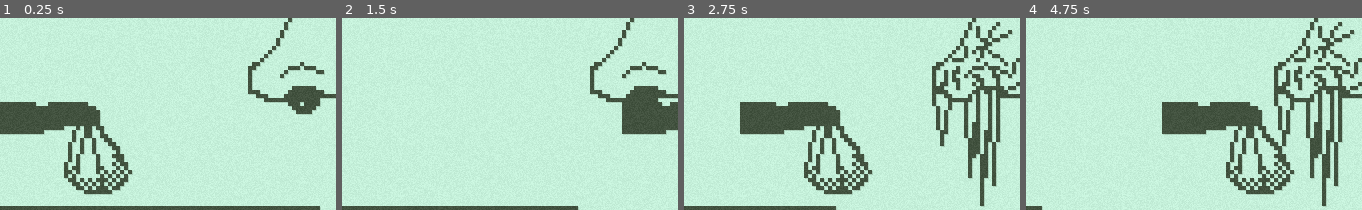
Above: before the commit, frames 1-4 (left to right).
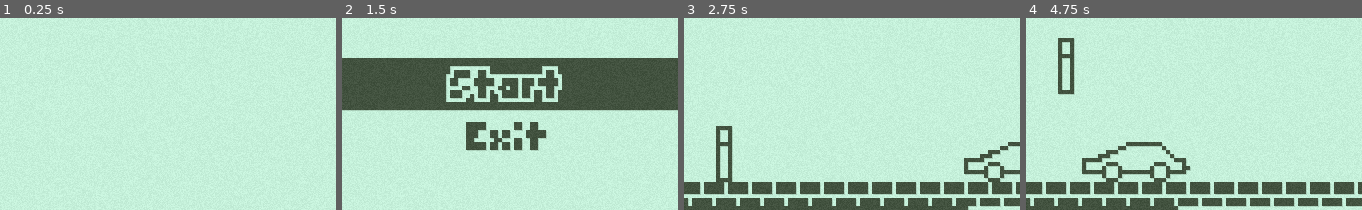
Above: after the commit, the same moments.

Repository: Kanstantsin99/Penguin_Mayhem
Game: Godot game, scene res://main.tscn
The game is run twice, just before and just after one commit, with the same random seed, the same clock (stepped at 60 frames per second) and the same inputs.
Inputs:
- Up to frame 1 (0.25 s): no input
- Up to frame 2 (1.5 s): tap Enter (ui_accept) at 0.5, 0.77 s; hold Right (move_right) from 0.53 s (still down)
- Up to frame 3 (2.75 s): tap Enter (ui_accept) at 1.52 s; release Right (move_right) at 2.03 s; hold Left (move_left) from 2.03 s (still down)
- Up to frame 4 (4.75 s): release Left (move_left) at 2.78 s; hold Right (move_right) 2.78-4.28 s; tap Enter (ui_accept) at 3.02, 3.77, 4.52 s; hold Left (move_left) from 4.28 s (still down)

The runs differ from the first frame. In frame 1, 12% of the frame differs, in the area x 0-100%, y 0-100%; in frame 2, 29%; in frame 3, 26%; in frame 4, 28%.

Commit message:
FEATURE: LevelManager upgrade
Made a few functions to operate on dict that stores minigames data

Diff:
--- a/main.tscn
+++ b/main.tscn
@@ -1,6 +1,7 @@
-[gd_scene load_steps=7 format=3 uid="uid://pstqes7jcym2"]
+[gd_scene load_steps=8 format=3 uid="uid://pstqes7jcym2"]
 
 [ext_resource type="Script" path="res://main.gd" id="1_nrtmp"]
+[ext_resource type="Script" path="res://scene/manager/ScoreManager.gd" id="2_7kwg6"]
 [ext_resource type="Script" path="res://scene/manager/LevelManager.gd" id="2_46bao"]
 [ext_resource type="Shader" path="res://assets/shaders/nokia-3310.gdshader" id="3_dhqyx"]
 [ext_resource type="PackedScene" uid="uid://bsbe7rei2vqty" path="res://scene/autoload/screen_transition.tscn" id="3_j6cxs"]
@@ -23,6 +24,9 @@
 metadata/_edit_horizontal_guides_ = [48.0]
 metadata/_edit_vertical_guides_ = [84.0]
 
+[node name="ScoreManager" type="Node" parent="."]
+script = ExtResource("2_7kwg6")
+
 [node name="SubViewportContainer" type="SubViewportContainer" parent="."]
 offset_right = 40.0
 offset_bottom = 40.0
@@ -37,6 +41,7 @@
 render_target_update_mode = 4
 
 [node name="LevelManager" type="Node" parent="SubViewportContainer/Screen"]
+unique_name_in_owner = true
 script = ExtResource("2_46bao")
 
 [node name="ScreenTransition" parent="SubViewportContainer/Screen/LevelManager" instance=ExtResource("3_j6cxs")]
--- a/project.godot
+++ b/project.godot
@@ -15,10 +15,6 @@
 config/features=PackedStringArray("4.2", "Forward Plus")
 run/max_fps=15
 config/icon="res://icon.svg"
-
-[autoload]
-
-ScreenTransition="res://scene/autoload/screen_transition.tscn"
 
 [display]
 
@@ -41,6 +37,38 @@
 
 [input]
 
+ui_left={
+"deadzone": 0.5,
+"events": [Object(InputEventKey,"resource_local_to_scene":false,"resource_name":"","device":0,"window_id":0,"alt_pressed":false,"shift_pressed":false,"ctrl_pressed":false,"meta_pressed":false,"pressed":false,"keycode":4194319,"physical_keycode":0,"key_label":0,"unicode":0,"echo":false,"script":null)
+, Object(InputEventJoypadButton,"resource_local_to_scene":false,"resource_name":"","device":0,"button_index":13,"pressure":0.0,"pressed":false,"script":null)
+, Object(InputEventJoypadMotion,"resource_local_to_scene":false,"resource_name":"","device":0,"axis":0,"axis_value":-1.0,"script":null)
+, Object(InputEventKey,"resource_local_to_scene":false,"resource_name":"","device":-1,"window_id":0,"alt_pressed":false,"shift_pressed":false,"ctrl_pressed":false,"meta_pressed":false,"pressed":false,"keycode":0,"physical_keycode":65,"key_label":0,"unicode":97,"echo":false,"script":null)
+]
+}
+ui_right={
+"deadzone": 0.5,
+"events": [Object(InputEventKey,"resource_local_to_scene":false,"resource_name":"","device":0,"window_id":0,"alt_pressed":false,"shift_pressed":false,"ctrl_pressed":false,"meta_pressed":false,"pressed":false,"keycode":4194321,"physical_keycode":0,"key_label":0,"unicode":0,"echo":false,"script":null)
+, Object(InputEventJoypadButton,"resource_local_to_scene":false,"resource_name":"","device":0,"button_index":14,"pressure":0.0,"pressed":false,"script":null)
+, Object(InputEventJoypadMotion,"resource_local_to_scene":false,"resource_name":"","device":0,"axis":0,"axis_value":1.0,"script":null)
+, Object(InputEventKey,"resource_local_to_scene":false,"resource_name":"","device":-1,"window_id":0,"alt_pressed":false,"shift_pressed":false,"ctrl_pressed":false,"meta_pressed":false,"pressed":false,"keycode":0,"physical_keycode":68,"key_label":0,"unicode":100,"echo":false,"script":null)
+]
+}
+ui_up={
+"deadzone": 0.5,
+"events": [Object(InputEventKey,"resource_local_to_scene":false,"resource_name":"","device":0,"window_id":0,"alt_pressed":false,"shift_pressed":false,"ctrl_pressed":false,"meta_pressed":false,"pressed":false,"keycode":4194320,"physical_keycode":0,"key_label":0,"unicode":0,"echo":false,"script":null)
+, Object(InputEventJoypadButton,"resource_local_to_scene":false,"resource_name":"","device":0,"button_index":11,"pressure":0.0,"pressed":false,"script":null)
+, Object(InputEventJoypadMotion,"resource_local_to_scene":false,"resource_name":"","device":0,"axis":1,"axis_value":-1.0,"script":null)
+, Object(InputEventKey,"resource_local_to_scene":false,"resource_name":"","device":-1,"window_id":0,"alt_pressed":false,"shift_pressed":false,"ctrl_pressed":false,"meta_pressed":false,"pressed":false,"keycode":0,"physical_keycode":87,"key_label":0,"unicode":119,"echo":false,"script":null)
+]
+}
+ui_down={
+"deadzone": 0.5,
+"events": [Object(InputEventKey,"resource_local_to_scene":false,"resource_name":"","device":0,"window_id":0,"alt_pressed":false,"shift_pressed":false,"ctrl_pressed":false,"meta_pressed":false,"pressed":false,"keycode":4194322,"physical_keycode":0,"key_label":0,"unicode":0,"echo":false,"script":null)
+, Object(InputEventJoypadButton,"resource_local_to_scene":false,"resource_name":"","device":0,"button_index":12,"pressure":0.0,"pressed":false,"script":null)
+, Object(InputEventJoypadMotion,"resource_local_to_scene":false,"resource_name":"","device":0,"axis":1,"axis_value":1.0,"script":null)
+, Object(InputEventKey,"resource_local_to_scene":false,"resource_name":"","device":-1,"window_id":0,"alt_pressed":false,"shift_pressed":false,"ctrl_pressed":false,"meta_pressed":false,"pressed":false,"keycode":0,"physical_keycode":83,"key_label":0,"unicode":115,"echo":false,"script":null)
+]
+}
 key_0={
 "deadzone": 0.5,
 "events": [Object(InputEventKey,"resource_local_to_scene":false,"resource_name":"","device":-1,"window_id":0,"alt_press …(183 unchanged characters)…
--- a/scene/manager/LevelManager.gd
+++ b/scene/manager/LevelManager.gd
@@ -1,11 +1,22 @@
 extends Node
 
 var current_scene = null
+var minigame = {
+	CrazyCar = {
+		path = "res://scene/mini_games/crazy_car/crazy_car.tscn",
+		difficulty = 0
+	},
+	RunnyNose = {
+		path = "res://scene/mini_games/runny_nose/runny_nose.tscn",
+		difficulty = 0
+	}
+}
+
 @onready var screen_transition: CanvasLayer = $ScreenTransition
 
 
 func _ready() -> void:
-	current_scene = load("res://scene/mini_games/runny_nose/runny_nose.tscn").instantiate()
+	current_scene = load("res://scene/ui/nokia_stratup.tscn").instantiate()
 	add_child(current_scene)
 
 
@@ -22,4 +33,31 @@
 		current_scene.get_parent().remove_child(current_scene)
 	screen_transition.transition()
 	await screen_transition.transition_halfway
+	if current_scene.has_signal("result"):
+		current_scene.result.connect(_on_result)
 	add_child(current_scene)
+
+
+func run_next_game():
+	if current_scene.has_signal("result"):
+		current_scene.result.disconnect(_on_result)
+	var difficulty = minigame[current_scene.name].difficulty
+	minigame[current_scene.name].difficulty += 1
+
+	for game in minigame:
+		if minigame[game].difficulty == difficulty:
+			switch_scene(minigame[game].path)
+			return
+
+	difficulty += 1
+	for game in minigame:
+		if minigame[game].difficulty == difficulty:
+			switch_scene(minigame[game].path)
+
+
+func _on_result(result):
+	if result:
+		print("You win")
+	else:
+		print("You loose")
+	run_next_game()
--- /dev/null
+++ b/scene/manager/ScoreManager.gd
@@ -0,0 +1 @@
+extends Node
--- a/scene/mini_games/crazy_cars/crazy_car.gd
+++ b/scene/mini_games/crazy_car/crazy_car.gd
@@ -5,12 +5,16 @@
 
 @onready var player: CharacterBody2D = $Node2D/Player
 @onready var scene_timer: Timer = $SceneTimer
+@onready var progress_bar: ProgressBar = $MarginContainer/ProgressBar
 
 
 func _ready() -> void:
 	scene_timer.timeout.connect(_on_scene_ended)
 
 
+func _process(delta: float) -> void:
+	progress_bar.value = scene_timer.time_left
+
 # Sends result(true) if player is_alive
 func _on_scene_ended():
 	result.emit(player.is_alive)
--- a/scene/mini_games/crazy_cars/crazy_car.tscn
+++ b/scene/mini_games/crazy_car/crazy_car.tscn
@@ -1,11 +1,11 @@
 [gd_scene load_steps=11 format=3 uid="uid://dofcpfb4gdk6n"]
 
-[ext_resource type="Script" path="res://scene/mini_games/crazy_cars/crazy_car.gd" id="1_tuyu0"]
-[ext_resource type="Script" path="res://scene/mini_games/crazy_cars/crazy_car_player.gd" id="2_ue0t3"]
-[ext_resource type="Texture2D" uid="uid://bels0rls4iluc" path="res://scene/mini_games/crazy_cars/player.png" id="3_msja3"]
-[ext_resource type="Script" path="res://scene/mini_games/crazy_cars/crazy_car_car.gd" id="4_wcer1"]
-[ext_resource type="Texture2D" uid="uid://cq1tsgkm8as2v" path="res://scene/mini_games/crazy_cars/car.png" id="5_8n8d2"]
-[ext_resource type="Texture2D" uid="uid://cy7db65jhprnh" path="res://scene/mini_games/crazy_cars/floor.png" id="6_mhqyy"]
+[ext_resource type="Script" path="res://scene/mini_games/crazy_car/crazy_car.gd" id="1_tuyu0"]
+[ext_resource type="Script" path="res://scene/mini_games/crazy_car/crazy_car_player.gd" id="2_ue0t3"]
+[ext_resource type="Texture2D" uid="uid://bels0rls4iluc" path="res://scene/mini_games/crazy_car/player.png" id="3_msja3"]
+[ext_resource type="Script" path="res://scene/mini_games/crazy_car/crazy_car_car.gd" id="4_wcer1"]
+[ext_resource type="Texture2D" uid="uid://cq1tsgkm8as2v" path="res://scene/mini_games/crazy_car/car.png" id="5_8n8d2"]
+[ext_resource type="Texture2D" uid="uid://cy7db65jhprnh" path="res://scene/mini_games/crazy_car/floor.png" id="6_mhqyy"]
 
 [sub_resource type="CapsuleShape2D" id="CapsuleShape2D_gnrlw"]
 radius = 2.0
@@ -26,6 +26,7 @@
 script = ExtResource("1_tuyu0")
 
 [node name="Node2D" type="Node2D" parent="."]
+position = Vector2(0, -1)
 
 [node name="Player" type="CharacterBody2D" parent="Node2D"]
 position = Vector2(10, 29)
@@ -79,3 +80,14 @@
 wait_time = 5.0
 one_shot = true
 autostart = true
+
+[node name="MarginContainer" type="MarginContainer" parent="."]
+offset_right = 84.0
+offset_bottom = 48.0
+
+[node name="ProgressBar" type="ProgressBar" parent="MarginContainer"]
+layout_mode = 2
+size_flags_vertical = 8
+max_value = 5.0
+step = 0.25
+show_percentage = false
--- a/scene/mini_games/runny_nose/runny_nose.gd
+++ b/scene/mini_games/runny_nose/runny_nose.gd
@@ -3,7 +3,7 @@
 signal result(bool)
 
 @export var hand_speed = 80
-@export var drop_speed = 10
+@export var drop_speed = 5
 
 var is_on_nose: bool = false
 var nose_is_alive: bool = true
@@ -38,8 +38,8 @@
 
 
 func get_direction() -> Vector2:
-	var direction_x = Input.get_axis("move_left", "move_right")
-	var direction_y = Input.get_axis("move_up", "move_down")
+	var direction_x = Input.get_axis("ui_left", "ui_right")
+	var direction_y = Input.get_axis("ui_up", "ui_down")
 	return Vector2(direction_x, direction_y).normalized()
 
 
--- a/scene/mini_games/runny_nose/runny_nose.tscn
+++ b/scene/mini_games/runny_nose/runny_nose.tscn
@@ -15,7 +15,7 @@
 [sub_resource type="RectangleShape2D" id="RectangleShape2D_33lnr"]
 size = Vector2(17, 23)
 
-[node name="runny_nose" type="Node"]
+[node name="RunnyNose" type="Node"]
 script = ExtResource("1_tmi7n")
 
 [node name="Node2D" type="Node2D" parent="."]
--- a/scene/ui/main_menu.gd
+++ b/scene/ui/main_menu.gd
@@ -12,7 +12,7 @@
 
 func _on_start():
 	print("Start pressed")
-	get_parent().switch_scene("res://scene/mini_games/crazy_cars/crazy_car.tscn")
+	get_parent().switch_scene("res://scene/mini_games/crazy_car/crazy_car.tscn")
 
 
 func _on_exit():
Renamed: scene/mini_games/crazy_cars/background.png -> scene/mini_games/crazy_car/background.png
Not shown, changed: scene/mini_games/crazy_car/background.png.import
Renamed: scene/mini_games/crazy_cars/car.png -> scene/mini_games/crazy_car/car.png
Not shown, changed: scene/mini_games/crazy_car/car.png.import
Renamed: scene/mini_games/crazy_cars/crazy_car_car.gd -> scene/mini_games/crazy_car/crazy_car_car.gd
Renamed: scene/mini_games/crazy_cars/crazy_car_player.gd -> scene/mini_games/crazy_car/crazy_car_player.gd
Renamed: scene/mini_games/crazy_cars/crazy_cars.aseprite -> scene/mini_games/crazy_car/crazy_cars.aseprite
Renamed: scene/mini_games/crazy_cars/floor.png -> scene/mini_games/crazy_car/floor.png
Not shown, changed: scene/mini_games/crazy_car/floor.png.import
Renamed: scene/mini_games/crazy_cars/player.png -> scene/mini_games/crazy_car/player.png
Not shown, changed: scene/mini_games/crazy_car/player.png.import
Not shown, added: scene/mini_games/runny_nose/.DS_Store
